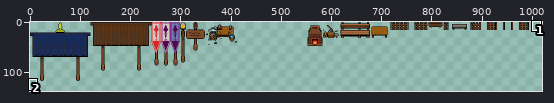
Two versions of one sprite sheet, Assets/Textures/Atlas/MapObjects/Furniture/FurnitureAtlas.png. Above, an overview of the earlier version with the close-up marked.
Close-up. As it was:
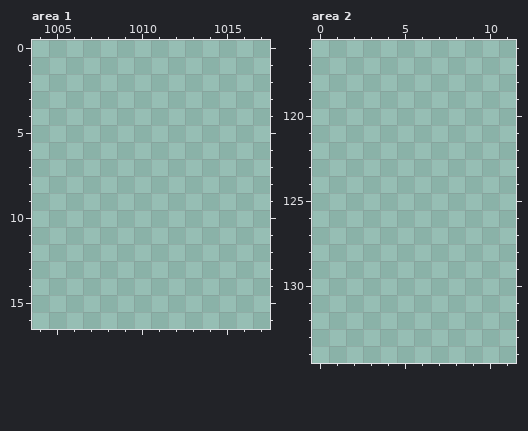
The file is 1024x1024 pixels. Colours within 5 levels of each other are drawn and written as one. Shown: area 1: x 1004..1017, y 0..16; area 2: x 0..11, y 116..134. The old version is drawn lined up with the new one. The wide view leaves out empty margins. The commit also changed other parts of the picture, which this record leaves out.
The result:
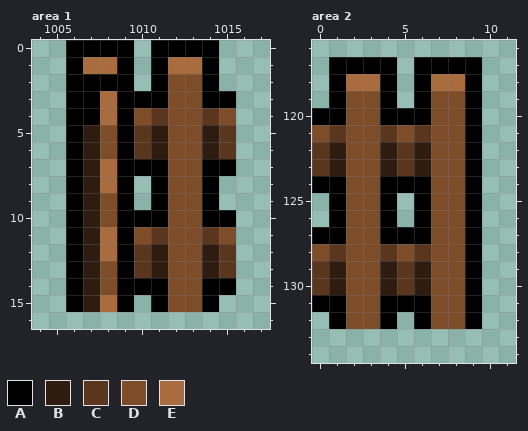
Palette (. is transparent): A #000000  B #2f1c10  C #5a361e  D #7d4c28  E #a96c3f
What changed:
drawings rearranged on the sheet (the old picture shows each at its new place; 1 dropped ones are not shown)
Area 1:
The author put colour A in row 0 at x 1006 to 1009 and 1011 to 1014; in row 1 at x 1006, 1009, 1011 and 1014; in row 2 at x 1006 to 1009, 1011 and 1014; in row 3 at x 1006 to 1007, 1009 to 1011 and 1014 to 1015; in row 4 at x 1006 to 1007 and 1009; in rows 5 to 6 at x 1006 and 1009.
The author put colour A in row 7 at x 1006, 1009 to 1011 and 1014 to 1015; in rows 8 to 9 at x 1006, 1009, 1011 and 1014; in row 10 at x 1006, 1009 to 1011 and 1014 to 1015; in rows 11 to 13 at x 1006 and 1009; in row 14 at x 1006, 1009 to 1011 and 1014 to 1015; in row 15 at x 1006, 1009, 1011 and 1014.
The author put colour B in rows 5 to 6 at x 1007, 1011 and 1014; in rows 7 to 11 at x 1007; in rows 12 to 13 at x 1007, 1011 and 1014; in rows 14 to 15 at x 1007.
The author put colour C in row 4 at x 1011 and 1014; in rows 5 to 6 at x 1010 and 1015; in row 11 at x 1011 and 1014; in rows 12 to 13 at x 1010 and 1015.
The author put colour D in rows 2 to 3 at x 1012 to 1013; in row 4 at x 1010, 1012 to 1013 and 1015; in rows 5 to 6 at x 1008 and 1012 to 1013; in rows 7 to 8 at x 1012 to 1013; in rows 9 to 10 at x 1008 and 1012 to 1013; in row 11 at x 1010, 1012 to 1013 and 1015.
The author put colour D in row 12 at x 1012 to 1013; in rows 13 to 14 at x 1008 and 1012 to 1013; in row 15 at x 1012 to 1013.
The author put colour E in row 1 at x 1007 to 1008 and 1012 to 1013; in rows 3 to 4 at x 1008; in rows 7 to 8 at x 1008; in rows 11 to 12 at x 1008; in row 15 at x 1008.
Area 2:
The author put colour A in row 117 at x 1 to 4 and 6 to 9; in rows 118 to 119 at x 1, 4, 6 and 9; in row 120 at x 0 to 1, 4 to 6 and 9; in rows 121 to 123 at x 9; in row 124 at x 0 to 1, 4 to 6 and 9; in rows 125 to 126 at x 1, 4, 6 and 9.
The author put colour A in row 127 at x 0 to 1, 4 to 6 and 9; in rows 128 to 130 at x 9; in row 131 at x 0 to 1, 4 to 6 and 9; in row 132 at x 1, 4, 6 and 9.
The author put colour B in rows 122 to 123 at x 1, 4 and 6; in rows 129 to 130 at x 1, 4 and 6.
The author put colour C in row 121 at x 1, 4 and 6; in rows 122 to 123 at x 0 and 5; in row 128 at x 1, 4 and 6; in rows 129 to 130 at x 0 and 5.
The author put colour D in rows 119 to 120 at x 2 to 3 and 7 to 8; in row 121 at x 0, 2 to 3, 5 and 7 to 8; in rows 122 to 127 at x 2 to 3 and 7 to 8; in row 128 at x 0, 2 to 3, 5 and 7 to 8; in rows 129 to 132 at x 2 to 3 and 7 to 8.
The author put colour E in row 118 at x 2 to 3 and 7 to 8.
